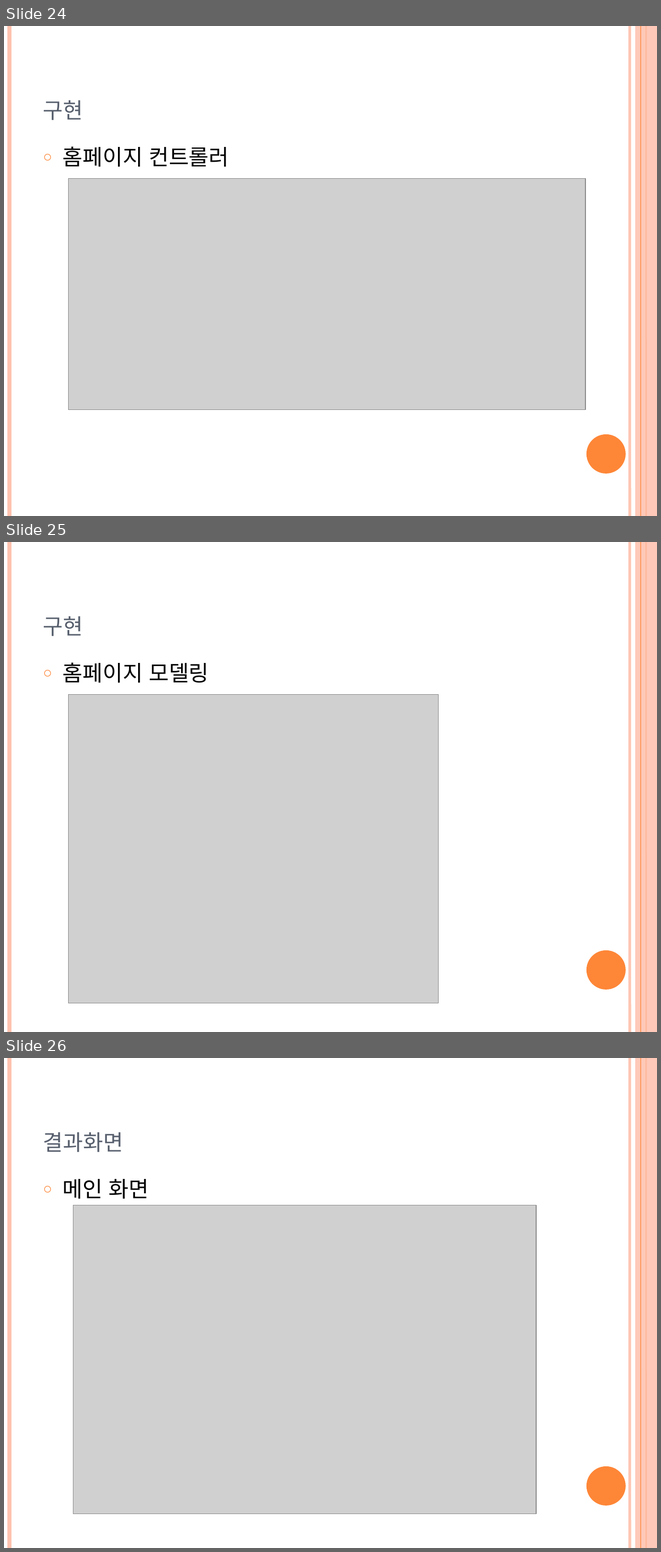
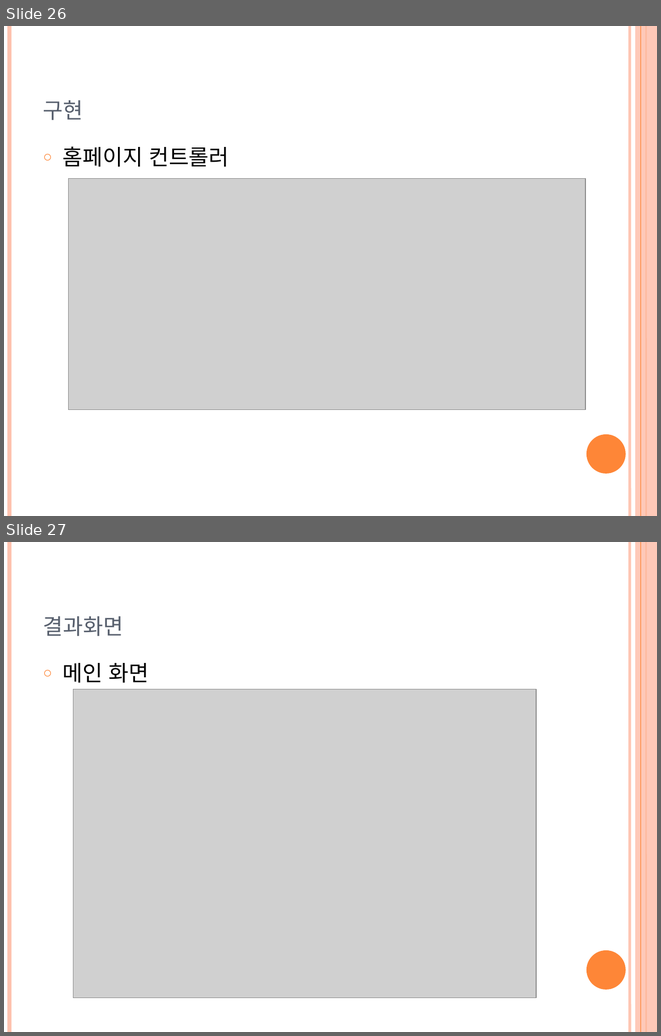
Before and after one commit to YJMovie/TeamProject, a slide deck: 영화소개 프로젝트.pptx. Shown one above the other, each under a label of ours: slides 24, 25 and 26 before the commit, slides 26 and 27 after it. The pictures are 661x1552 and 661x1036 pixels, drawn with LibreOffice and Linux fonts; fonts in the diff are those of the drawing; grey boxes stand for pictures. Boxes give left, top, right and bottom in pixels: in the first picture for what was removed or moved away, otherwise in the second. Text is boxed around its words. In the diff, an @@ line names an element or a change of style, - is before the commit and + after.

```diff
--- a/영화소개 프로젝트.pptx
+++ b/영화소개 프로젝트.pptx
@@ slide 25 removed at <box>4,542,657,1032</box>, background #FFFFFF; not listed: 6 template elements that a slide beside it also shows @@
@@ title removed at <box>43,616,84,636</box> @@
-구현
@@ text removed at <box>63,662,209,683</box> @@
-○ 홈페이지 모델링
@@ picture removed at <box>68,694,438,1003</box> @@
@@ what was slide 24 is now slide 26 @@
@@ what was slide 26 is now slide 27 @@
```
Also in this commit, not shown: 10 slides changed, 5 slides added, 1 other file.
